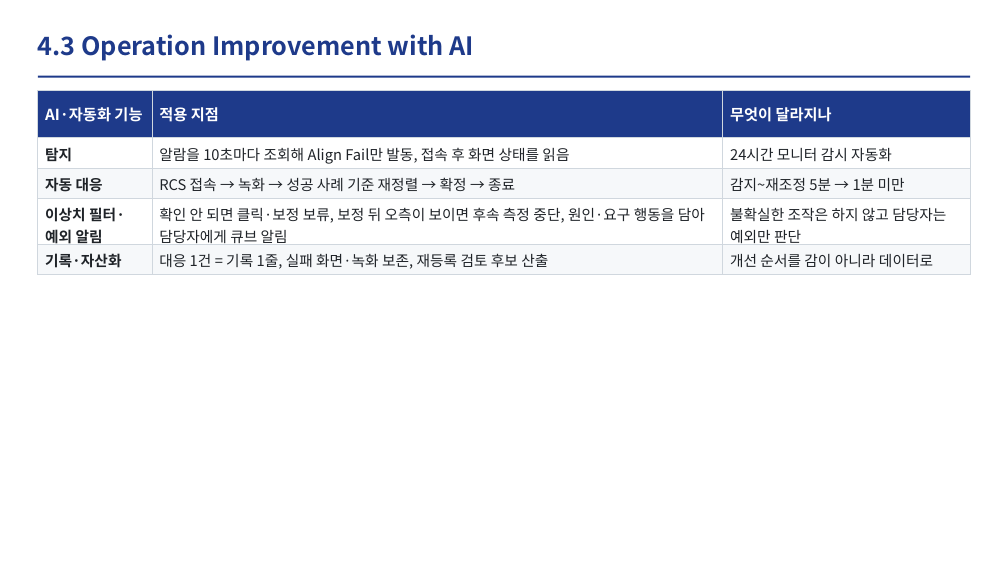
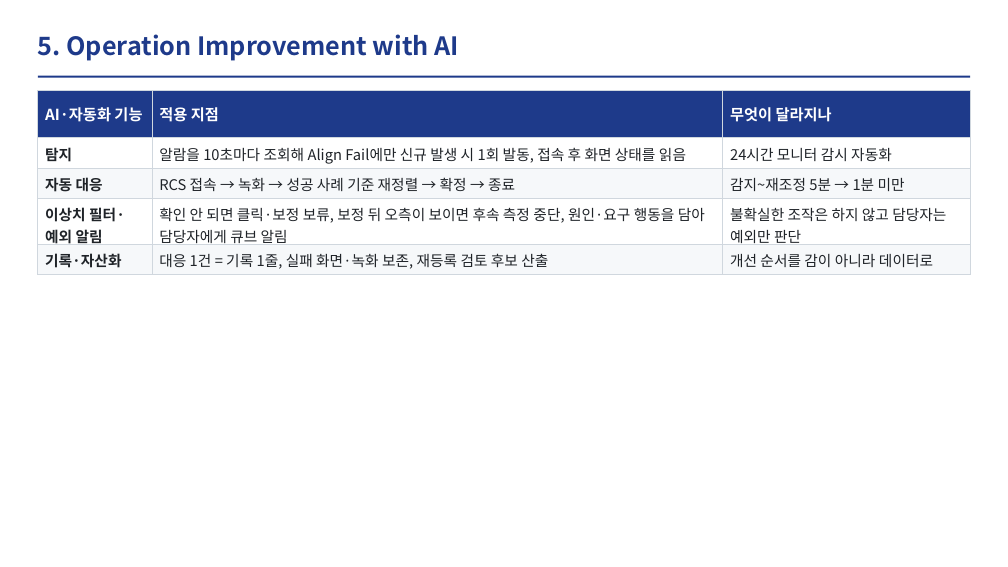
Before and after one commit to DarrenKoi/auto_recipe_creator, a slide deck: slide 10 of docs/project_progress/img/07/07_slides.pptx. Drawn at 1008x567 pixels with LibreOffice and Linux fonts; fonts in the diff are those of the drawing. Boxes give left, top, right and bottom in pixels: in the first picture for what was removed or moved away, otherwise in the second. Text is boxed around its words. In the diff, an @@ line names an element or a change of style, - is before the commit and + after.

```diff
--- a/docs/project_progress/img/07/07_slides.pptx
+++ b/docs/project_progress/img/07/07_slides.pptx
@@ text at bbox=[38, 34, 459, 61]: text changed @@
-4.3 Operation Improvement with AI
+5. Operation Improvement with AI
@@ table at bbox=[38, 91, 970, 273] @@
-row 2, column 2: 알람을 10초마다 조회해 Align Fail만 발동, 접속 후 화면 상태를 읽음
+row 2, column 2: 알람을 10초마다 조회해 Align Fail에만 신규 발생 시 1회 발동, 접속 후 화면 상태를 읽음
```
Also in this commit, not shown: 8 other slides changed, 8 other files.
